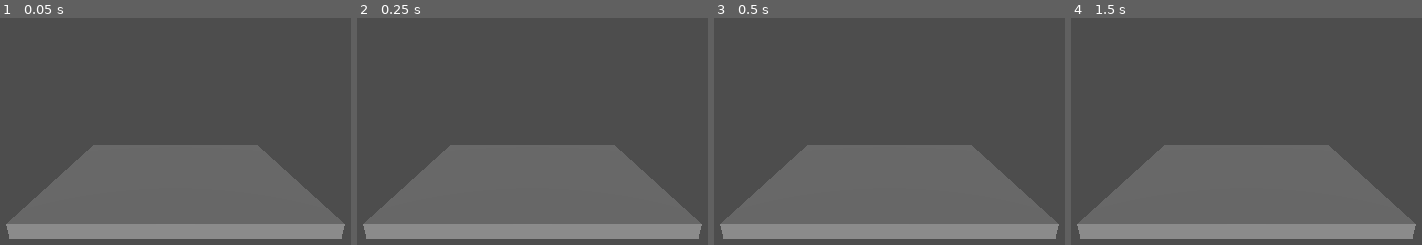
Above: before the commit, frames 1-4 (left to right).
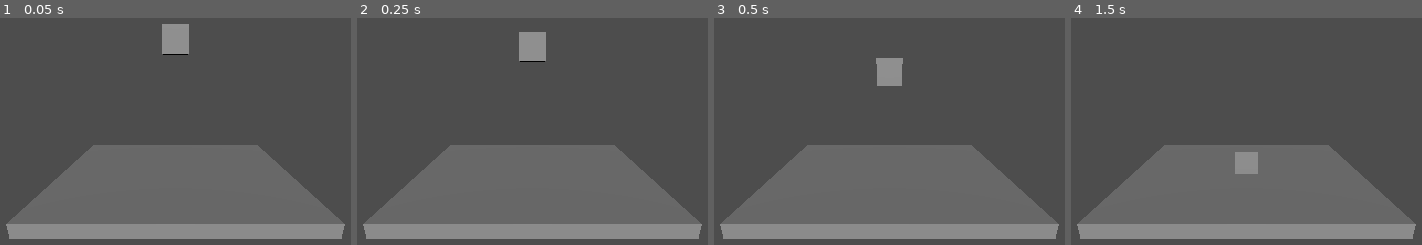
Above: after the commit, the same moments.

Repository: IsaiahMurray/3D-Platformer-Tutorial
Game: Godot game, scene res://scenes/level_1.tscn
Same seed, same stepped clock (60 frames per second), same inputs: the game is played once before the commit and once after it.
Inputs:
- Up to frame 1 (0.05 s): no input
- Up to frame 2 (0.25 s): no input
- Up to frame 3 (0.5 s): no input
- Up to frame 4 (1.5 s): no input

The runs differ from the first frame. In frame 1, 1.0% of the frame differs, in the area x 46-54%, y 2-17%; in frame 2, 1.0%; in frame 3, 0.9%; in frame 4, 0.6%.

Commit message:
Update level1

Diff:
--- a/3d-platformer-tutorial/scenes/level_1.tscn
+++ b/3d-platformer-tutorial/scenes/level_1.tscn
@@ -1,4 +1,6 @@
-[gd_scene load_steps=3 format=3 uid="uid://cnopvqsfp8d5e"]
+[gd_scene load_steps=4 format=3 uid="uid://cnopvqsfp8d5e"]
+
+[ext_resource type="PackedScene" uid="uid://bnf8b0hj1xgf2" path="res://scenes/block.tscn" id="1_cewtq"]
 
 [sub_resource type="BoxMesh" id="BoxMesh_sbh5i"]
 size = Vector3(10, 0.5, 10)
@@ -23,3 +25,6 @@
 
 [node name="CollisionShape3D" type="CollisionShape3D" parent="Floor"]
 shape = SubResource("BoxShape3D_xxwgp")
+
+[node name="Block" parent="." instance=ExtResource("1_cewtq")]
+transform = Transform3D(1, 0, 0, 0, 1, 0, 0, 0, 1, 0, 5.35289, 0)
